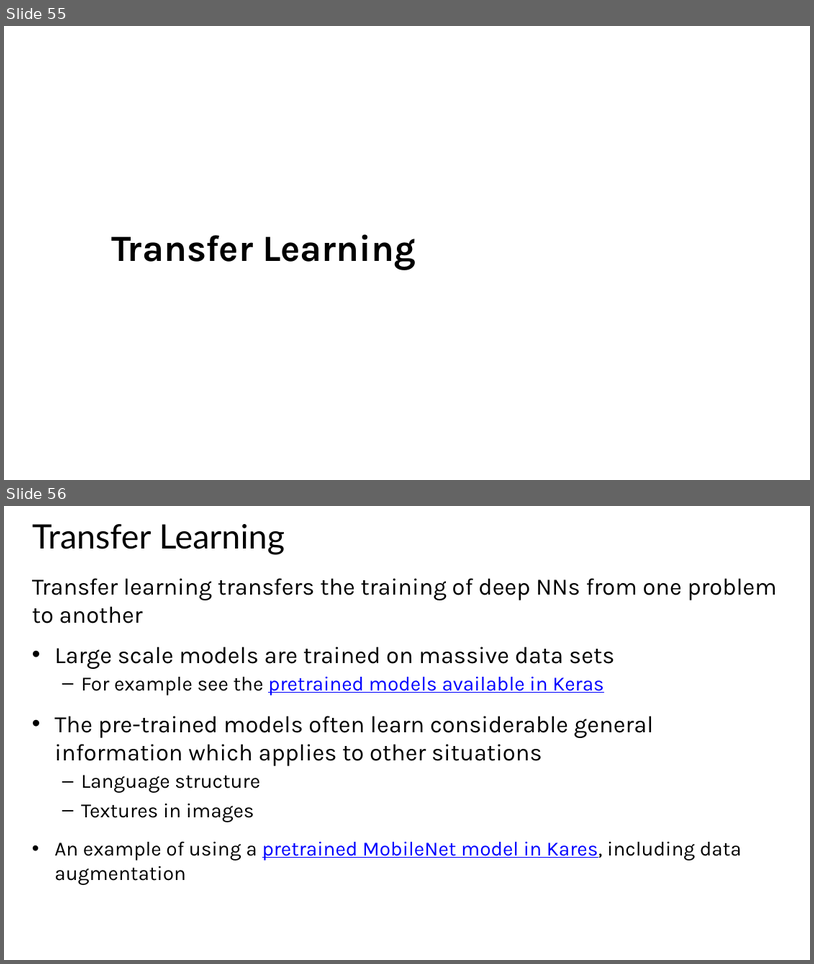
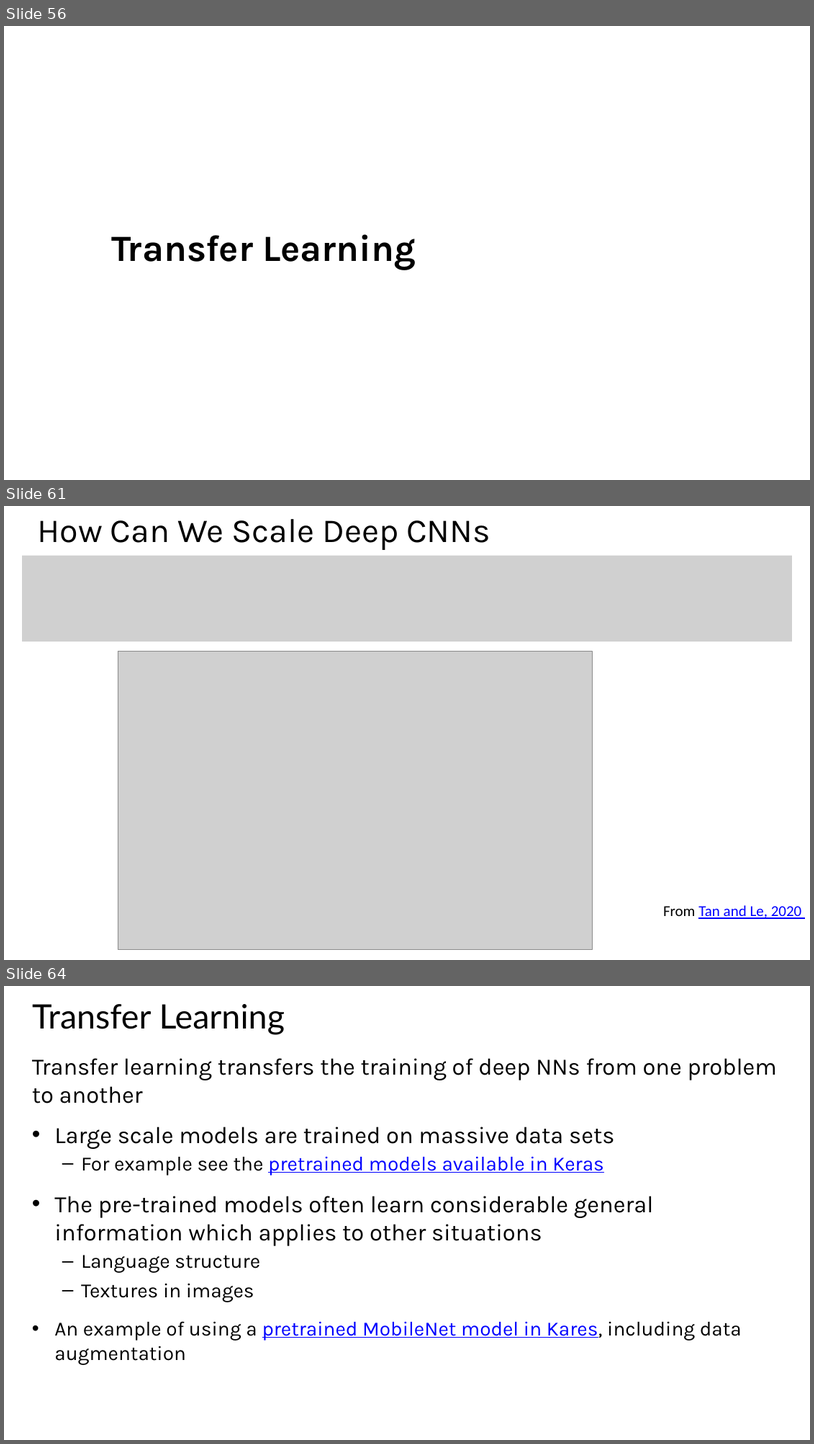
Before and after one commit to StephenElston/CSCI-E25, a slide deck: Slides/6_ConvolutionalNNs.pptx. Shown one above the other, each under a label of ours: slides 55 and 56 before the commit, slides 56, 61 and 64 after it; the slides between them are not shown. The pictures are 814x964 and 814x1444 pixels, drawn with LibreOffice and Linux fonts; fonts in the diff are those of the drawing; grey boxes stand for pictures; background and template pictures are left out. Boxes give left, top, right and bottom in pixels: in the first picture for what was removed or moved away, otherwise in the second. Text is boxed around its words. In the diff, an @@ line names an element or a change of style, - is before the commit and + after.

```diff
--- a/Slides/6_ConvolutionalNNs.pptx
+++ b/Slides/6_ConvolutionalNNs.pptx
@@ slide 61 added at bbox=[4, 506, 810, 960], background #FFFFFF @@
@@ text added at bbox=[37, 519, 491, 550], 40 pt, text #000000 @@
+How Can We Scale Deep CNNs
@@ picture added at bbox=[22, 556, 793, 641] @@
@@ picture added at bbox=[118, 651, 593, 950] @@
@@ text added at bbox=[664, 905, 802, 919], 18 pt, text #0000FF, underline @@
+From Tan and Le, 2020
@@ what was slide 55 is now slide 56 @@
@@ what was slide 56 is now slide 64 @@
```
Also in this commit, not shown: 7 other slides added.
